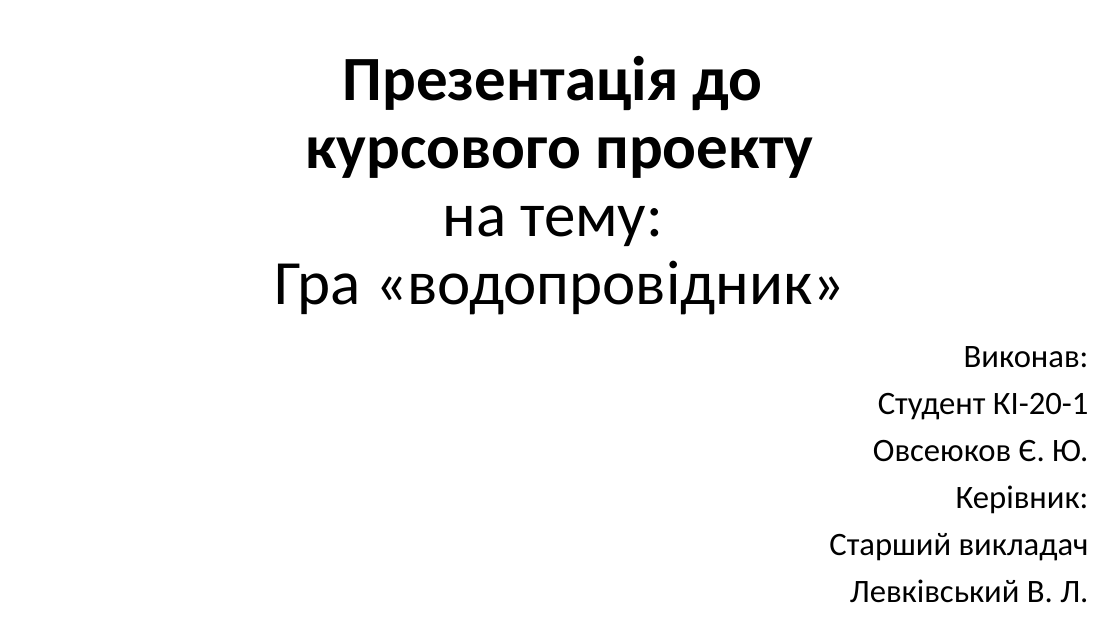
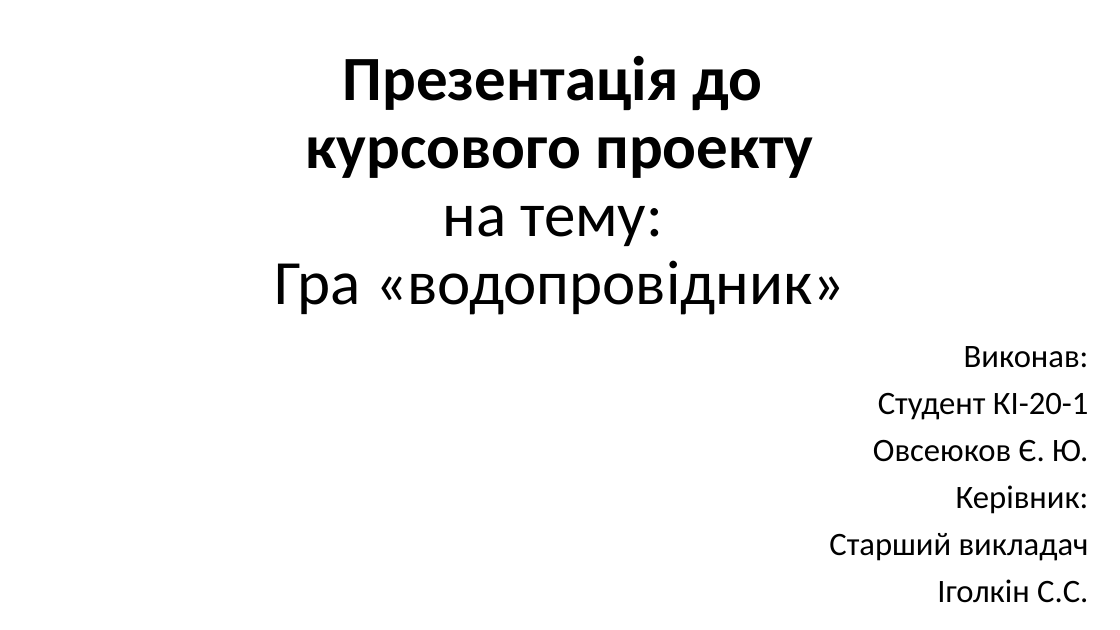
Before and after one commit to LemonsLover/Plumber-Game, a slide deck: slide 1 of презентація до курсової роботи Овсеюкова Єгора.pptx. Drawn at 1120x630 pixels with LibreOffice and Linux fonts; fonts in the diff are those of the drawing. Boxes give left, top, right and bottom in pixels: in the first picture for what was removed or moved away, otherwise in the second. Text is boxed around its words. In the diff, an @@ line names an element or a change of style, - is before the commit and + after.

```diff
--- a/презентація до курсової роботи Овсеюкова Єгора.pptx
+++ b/презентація до курсової роботи Овсеюкова Єгора.pptx
@@ subtitle at box(937, 579, 1088, 603): text changed @@
-Левківський В. Л.
+Іголкін С.С.
```
Also in this commit, not shown: 1 slide added, 9 other files.
